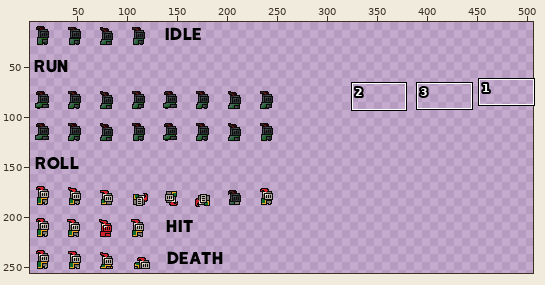
Edited in one commit: sprite sheet (goblin-father-godot/assets/knight 2.png). Above, an overview of the earlier version with the close-up marked.
Close-up. The starting point:
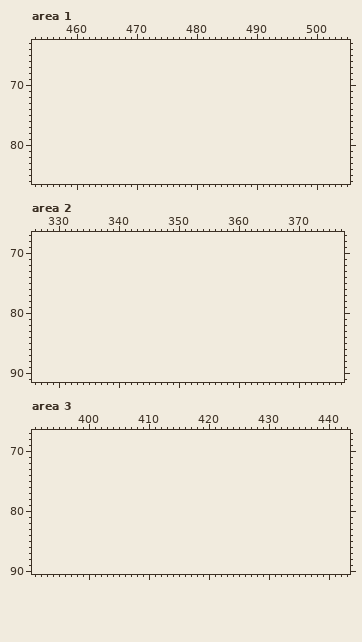
The file is 256x256 pixels. Pixels under 10% opacity are left out. Shown: area 1: x 453..505, y 63..86; area 2: x 326..377, y 67..91; area 3: x 391..443, y 67..90. The old version is drawn lined up with the new one, on the new canvas. The wide view leaves out empty margins. The commit also changed other parts of the picture, which this record leaves out.
Once edited:
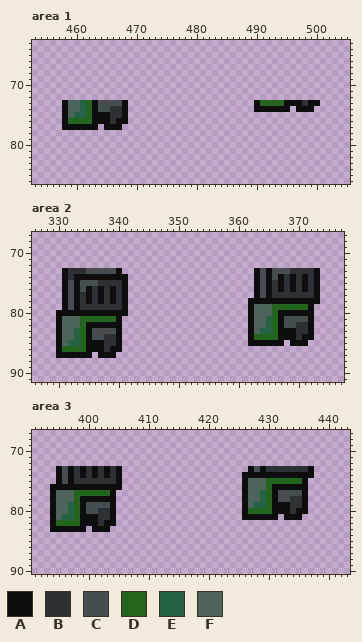
Palette (. is transparent): A #0e0d0e  B #2d3133  C #454d51  D #24651e  E #246346  F #4c6459
From old to new:
{"change": "canvas 256x256 -> 512x256"}
{"where": "area 1"}
{"y":73,"x":458,"old":"...........","new":"AFFEDACCCCA"}
{"y":73,"x":490,"old":"...........","new":"ADDDDAAABAA"}
{"y":74,"x":458,"old":"...........","new":"AFFEDACCBBA"}
{"y":74,"x":490,"old":"......","new":"AAAAAA"}
{"y":74,"x":497,"old":"...","new":"AAA"}
{"y":75,"x":458,"old":"...........","new":"AFEEDAAABBA"}
{"y":76,"x":458,"old":"...........","new":"ADDDDAAABAA"}
{"y":77,"x":458,"old":"......","new":"AAAAAA"}
{"y":77,"x":465,"old":"...","new":"AAA"}
{"where": "area 2"}
{"y":73,"x":331,"old":"..........","new":"ABBBCCCCCA"}
{"y":73,"x":363,"old":"...........","new":"ACACCCBBBBA"}
{"y":74,"x":331,"old":"...........","new":"ABAAAAAAAAA"}
{"y":74,"x":363,"old":"...........","new":"ACACABABABA"}
{"y":75,"x":331,"old":"...........","new":"ACACCCBBBBA"}
{"y":75,"x":363,"old":"...........","new":"ACABABABABA"}
{"y":76,"x":331,"old":"...........","new":"ACACABABABA"}
{"y":76,"x":363,"old":"...........","new":"ACABABABABA"}
{"y":77,"x":331,"old":"...........","new":"ACABABABABA"}
{"y":77,"x":363,"old":"...........","new":"ACABBBBBBBA"}
{"y":78,"x":331,"old":"...........","new":"ACABABABABA"}
{"y":78,"x":362,"old":"............","new":"AAAAAAAAAAAA"}
{"y":79,"x":331,"old":"...........","new":"ACABBBBBBBA"}
{"y":79,"x":362,"old":"...........","new":"AFFFDDDDDDA"}
{"y":80,"x":330,"old":"............","new":"AAAAAAAAAAAA"}
{"y":80,"x":362,"old":"...........","new":"AFFFDAAAAAA"}
{"y":81,"x":330,"old":"...........","new":"AFFFDDDDDDA"}
{"y":81,"x":362,"old":"...........","new":"AFFEDACCCCA"}
{"y":82,"x":330,"old":"...........","new":"AFFFDAAAAAA"}
{"y":82,"x":362,"old":"...........","new":"AFFEDACCBBA"}
{"y":83,"x":330,"old":"...........","new":"AFFEDACCCCA"}
{"y":83,"x":362,"old":"...........","new":"AFEEDAAABBA"}
{"y":84,"x":330,"old":"...........","new":"AFFEDACCBBA"}
{"y":84,"x":362,"old":"...........","new":"ADDDDAAABAA"}
{"y":85,"x":330,"old":"...........","new":"AFEEDAAABBA"}
{"y":85,"x":362,"old":"......","new":"AAAAAA"}
{"y":85,"x":369,"old":"...","new":"AAA"}
{"y":86,"x":330,"old":"...........","new":"ADDDDAAABAA"}
{"y":87,"x":330,"old":"......","new":"AAAAAA"}
{"y":87,"x":337,"old":"...","new":"AAA"}
{"where": "area 3"}
{"y":73,"x":395,"old":"...........","new":"ACABABABABA"}
{"y":73,"x":427,"old":"...........","new":"ACABBBBBBBA"}
{"y":74,"x":395,"old":"...........","new":"ACABABABABA"}
{"y":74,"x":426,"old":"............","new":"AAAAAAAAAAAA"}
{"y":75,"x":395,"old":"...........","new":"ACABBBBBBBA"}
{"y":75,"x":426,"old":"...........","new":"AFFFDDDDDDA"}
{"y":76,"x":394,"old":"............","new":"AAAAAAAAAAAA"}
{"y":76,"x":426,"old":"...........","new":"AFFFDAAAAAA"}
{"y":77,"x":394,"old":"...........","new":"AFFFDDDDDDA"}
{"y":77,"x":426,"old":"...........","new":"AFFEDACCCCA"}
{"y":78,"x":394,"old":"...........","new":"AFFFDAAAAAA"}
{"y":78,"x":426,"old":"...........","new":"AFFEDACCBBA"}
{"y":79,"x":394,"old":"...........","new":"AFFEDACCCCA"}
{"y":79,"x":426,"old":"...........","new":"AFEEDAAABBA"}
{"y":80,"x":394,"old":"...........","new":"AFFEDACCBBA"}
{"y":80,"x":426,"old":"...........","new":"ADDDDAAABAA"}
{"y":81,"x":394,"old":"...........","new":"AFEEDAAABBA"}
{"y":81,"x":426,"old":"......","new":"AAAAAA"}
{"y":81,"x":433,"old":"...","new":"AAA"}
{"y":82,"x":394,"old":"...........","new":"ADDDDAAABAA"}
{"y":83,"x":394,"old":"......","new":"AAAAAA"}
{"y":83,"x":401,"old":"...","new":"AAA"}
